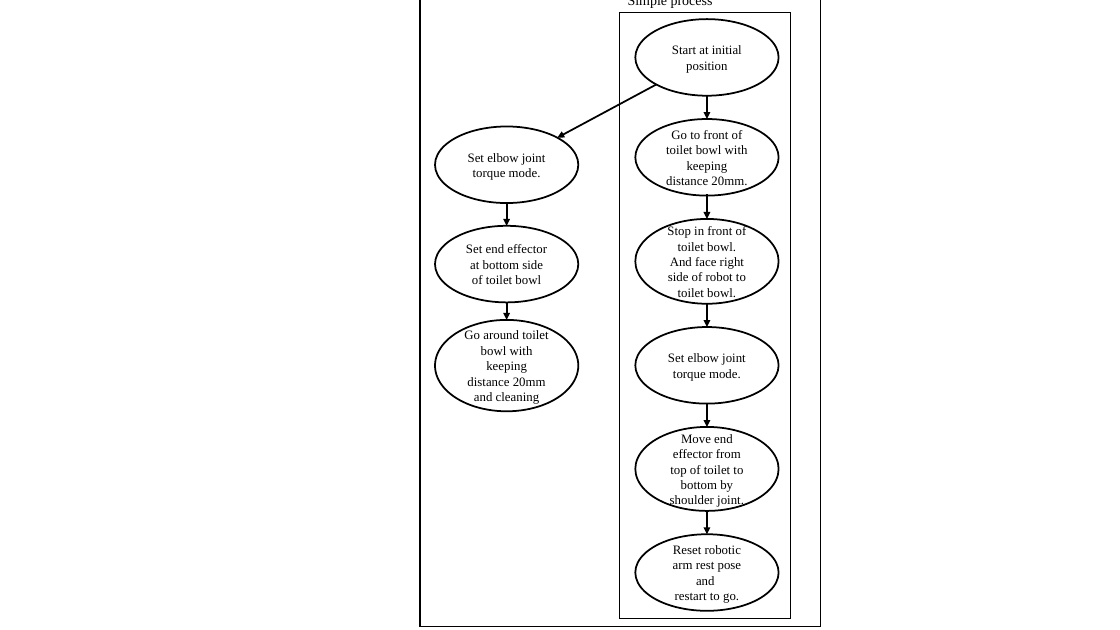
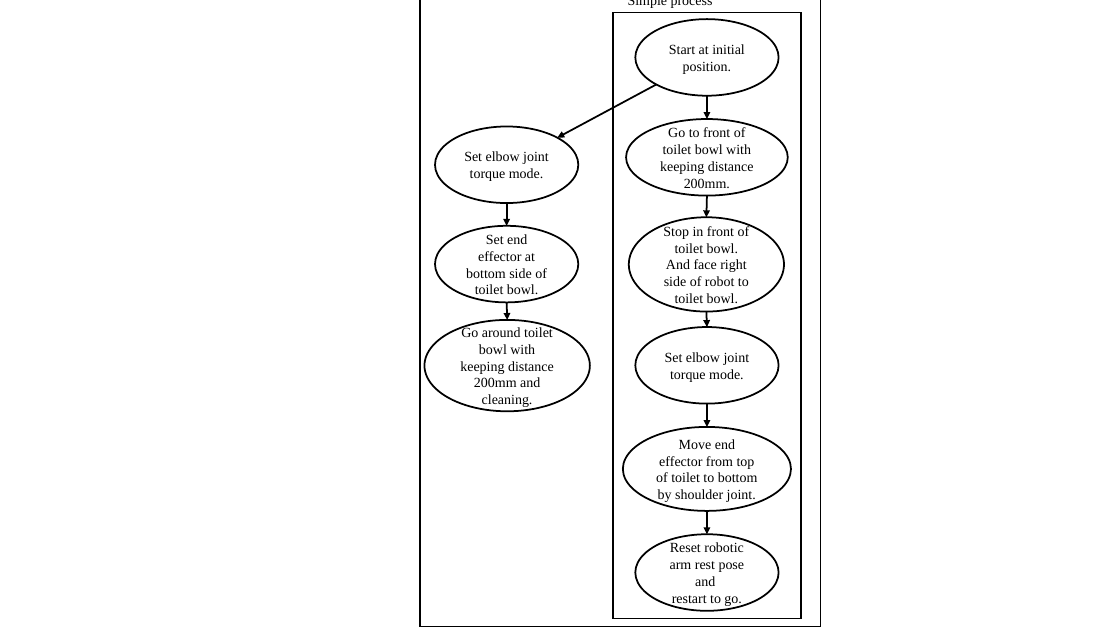
Before and after one commit to HARUYA-YUDA/report, a slide deck: slide 2 of report/fig_cleaning_experiment_robot_flow_chart.pptx. Drawn at 1120x630 pixels with LibreOffice and Linux fonts; fonts in the diff are those of the drawing. Boxes give left, top, right and bottom in pixels: in the first picture for what was removed or moved away, otherwise in the second. Text is boxed around its words. In the diff, an @@ line names an element or a change of style, - is before the commit and + after.

```diff
--- a/report/fig_cleaning_experiment_robot_flow_chart.pptx
+++ b/report/fig_cleaning_experiment_robot_flow_chart.pptx
@@ rectangle: place and size @@
-rectangle at bbox=[619, 13, 791, 619]
+rectangle at bbox=[613, 13, 802, 619]
@@ text in ellipse at bbox=[669, 44, 745, 74]: text changed; size 11 to 12 pt @@
-Start at initial position
+Start at initial position.
@@ ellipse "Go to front of toilet ...": place and size @@
-ellipse "Go to front of toilet ..." at bbox=[635, 119, 779, 196]
+ellipse "Go to front of toilet ..." at bbox=[626, 119, 788, 196]
@@ text in ellipse at bbox=[660, 127, 754, 188]: text changed; size 11 to 12 pt @@
-Go to front of toilet bowl with keeping distance 20mm.
+Go to front of toilet bowl with keeping distance 200mm.
@@ text in ellipse at bbox=[466, 234, 547, 294]: text changed; size 11 to 12 pt @@
-Set end effector at bottom side of toilet bowl
+Set end effector at bottom side of toilet bowl.
@@ size 11 to 12 pt in 5 elements at bbox=[635, 534, 779, 611], bbox=[635, 327, 779, 403], bbox=[435, 127, 579, 203], bbox=[623, 427, 791, 511], bbox=[629, 218, 785, 312] @@
@@ ellipse "Stop in front of toilet ...": place and size @@
-ellipse "Stop in front of toilet ..." at bbox=[635, 219, 779, 304]
+ellipse "Stop in front of toilet ..." at bbox=[629, 218, 785, 312]
@@ ellipse "Go around toilet bowl with ...": place and size @@
-ellipse "Go around toilet bowl with ..." at bbox=[435, 320, 579, 412]
+ellipse "Go around toilet bowl with ..." at bbox=[424, 320, 590, 412]
@@ text in ellipse at bbox=[460, 326, 554, 407]: text changed; size 11 to 12 pt @@
-Go around toilet bowl with keeping distance 20mm and cleaning
+Go around toilet bowl with keeping distance 200mm and cleaning.
@@ arrow moved from (707, 304) - (707, 327) to (707, 312) - (707, 327) @@
@@ ellipse "Move end effector from top ...": place and size @@
-ellipse "Move end effector from top ..." at bbox=[635, 427, 779, 511]
+ellipse "Move end effector from top ..." at bbox=[623, 427, 791, 511]
```
Also in this commit, not shown: 2 slides added, 13 other files.
